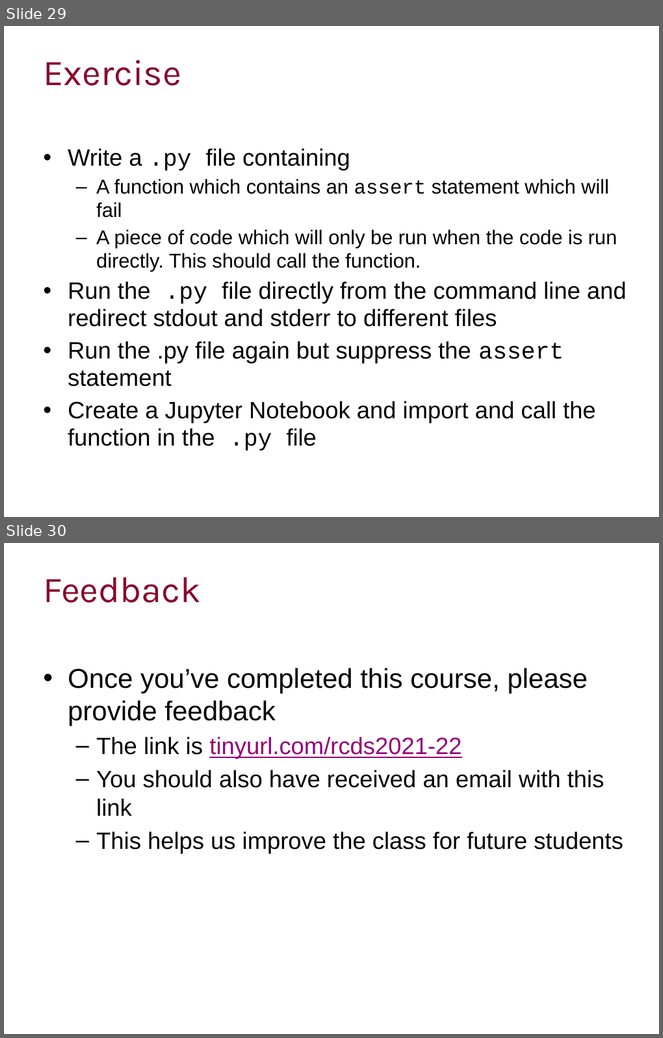
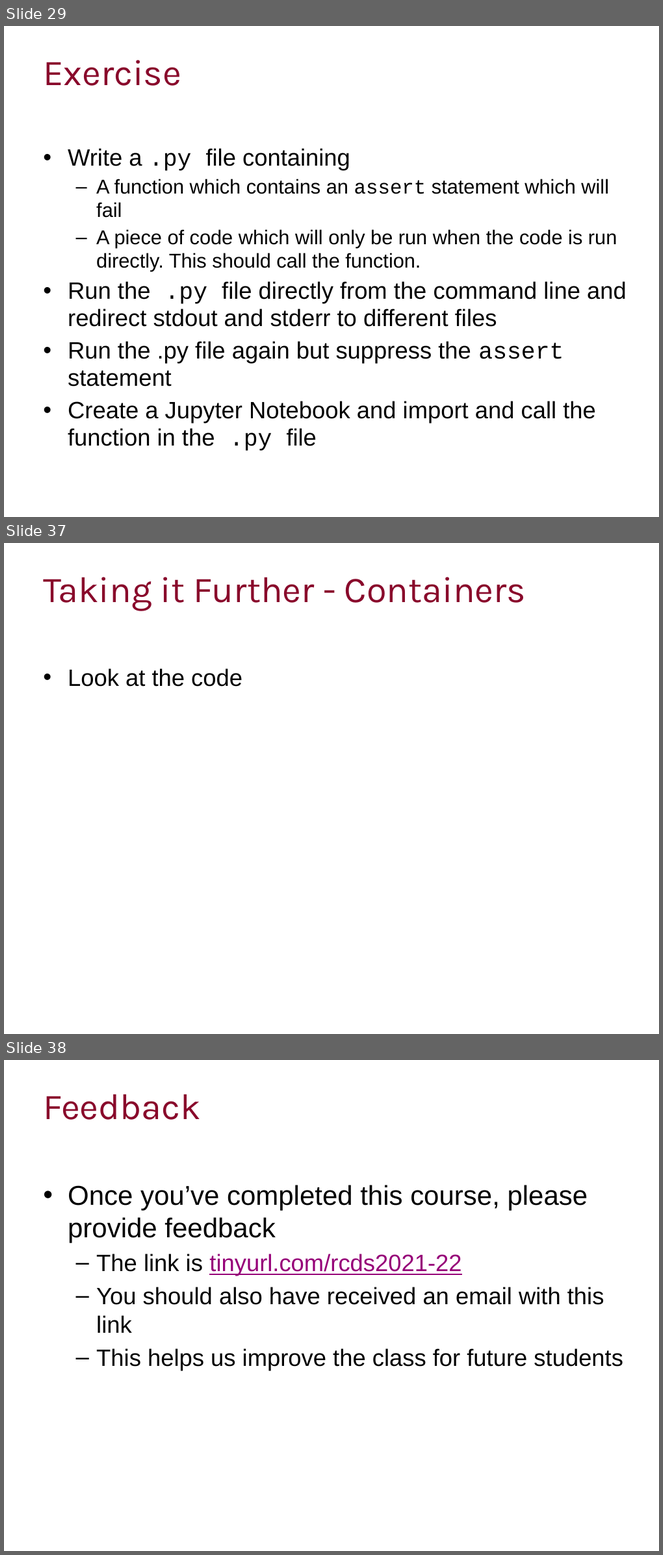
Before and after one commit to ImperialCollegeLondon/RCDS-managing-and-running-python-effectively, a slide deck: Managing and Running Python Effectively.pptx. Shown one above the other, each under a label of ours: slides 29 and 30 before the commit, slides 29, 37 and 38 after it; the slides between them are not shown. The pictures are 663x1038 and 663x1555 pixels, drawn with LibreOffice and Linux fonts; fonts in the diff are those of the drawing; background and template pictures are left out. Boxes give left, top, right and bottom in pixels: in the first picture for what was removed or moved away, otherwise in the second. Text is boxed around its words. In the diff, an @@ line names an element or a change of style, - is before the commit and + after.

```diff
--- a/Managing and Running Python Effectively.pptx
+++ b/Managing and Running Python Effectively.pptx
@@ slide 37 added at (4, 543, 659, 1034), background #FFFFFF @@
@@ title added at (43, 577, 526, 611), 40 pt, text #89092B @@
+Taking it Further - Containers
@@ text added at (68, 668, 243, 687), 26 pt, text #000000 @@
+• Look at the code
@@ what was slide 30 is now slide 38 @@
```
Also in this commit, not shown: 7 slides changed, 7 other slides added, 5 other files.
